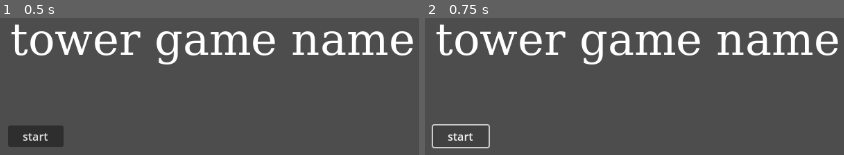
Above: before the commit, frames 1-2 (left to right).
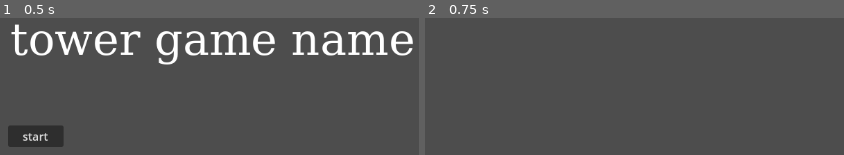
Above: after the commit, the same moments.

Repository: ender-titan1/GWJ-73
Game: Godot game, scene res://Menu.tscn
The game is run twice, just before and just after one commit, with the same random seed, the same clock (stepped at 60 frames per second) and the same inputs.
Inputs:
- Up to frame 1 (0.5 s): no input
- Up to frame 2 (0.75 s): click "start" at 0.5 s

Frame 1 is identical in both runs. In frame 2, 7.9% of the frame differs, in the area x 1-99%, y 4-96%.
Error before the commit: Parse Error: Expected indented block after function declaration. (res://Menu_scr.gd:4)

Commit message:
finished menu

Diff:
--- a/Menu.tscn
+++ b/Menu.tscn
@@ -1,6 +1,6 @@
 [gd_scene load_steps=4 format=3 uid="uid://bl3o7g0lidej5"]
 
-[ext_resource type="Script" path="res://Menu_scr.gd" id="1_8ehy7"]
+[ext_resource type="Script" path="res://scr/Menu_scr.gd" id="1_8ehy7"]
 
 [sub_resource type="FontFile" id="FontFile_37y7c"]
 cache/0/16/0/ascent = 0.0
--- a/Menu_scr.gd
+++ /dev/null
@@ -1,5 +0,0 @@
-extends Control
-
-
-func _on_button_pressed():
-	#get_tree().
--- /dev/null
+++ b/scr/Menu_scr.gd
@@ -0,0 +1,5 @@
+extends Control
+
+
+func _on_button_pressed():
+	get_tree().change_scene_to_file("res://start.tscn")
--- /dev/null
+++ b/start.tscn
@@ -0,0 +1,3 @@
+[gd_scene format=3 uid="uid://djwihrxn5l817"]
+
+[node name="Start" type="Node2D"]
